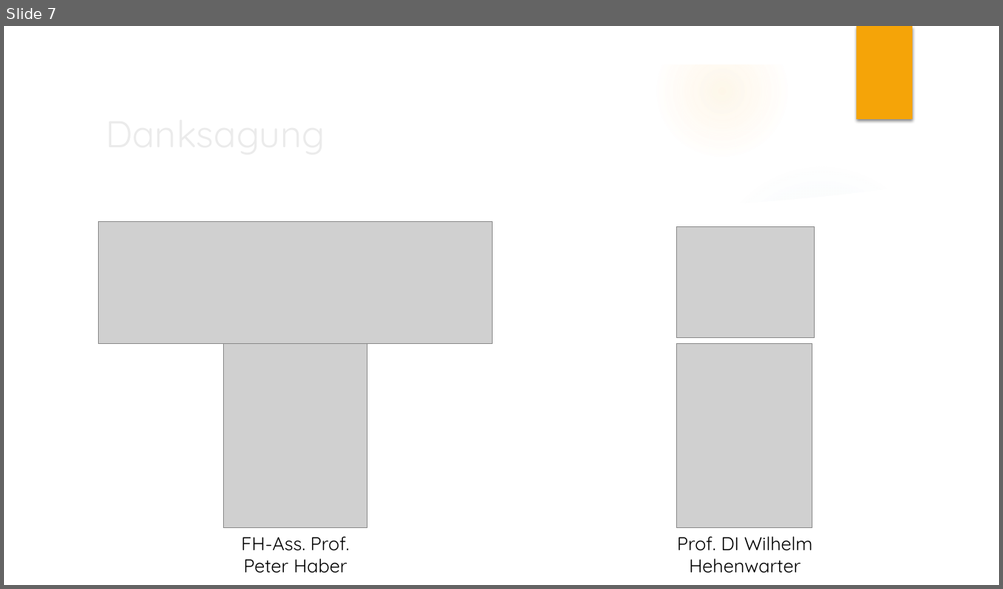
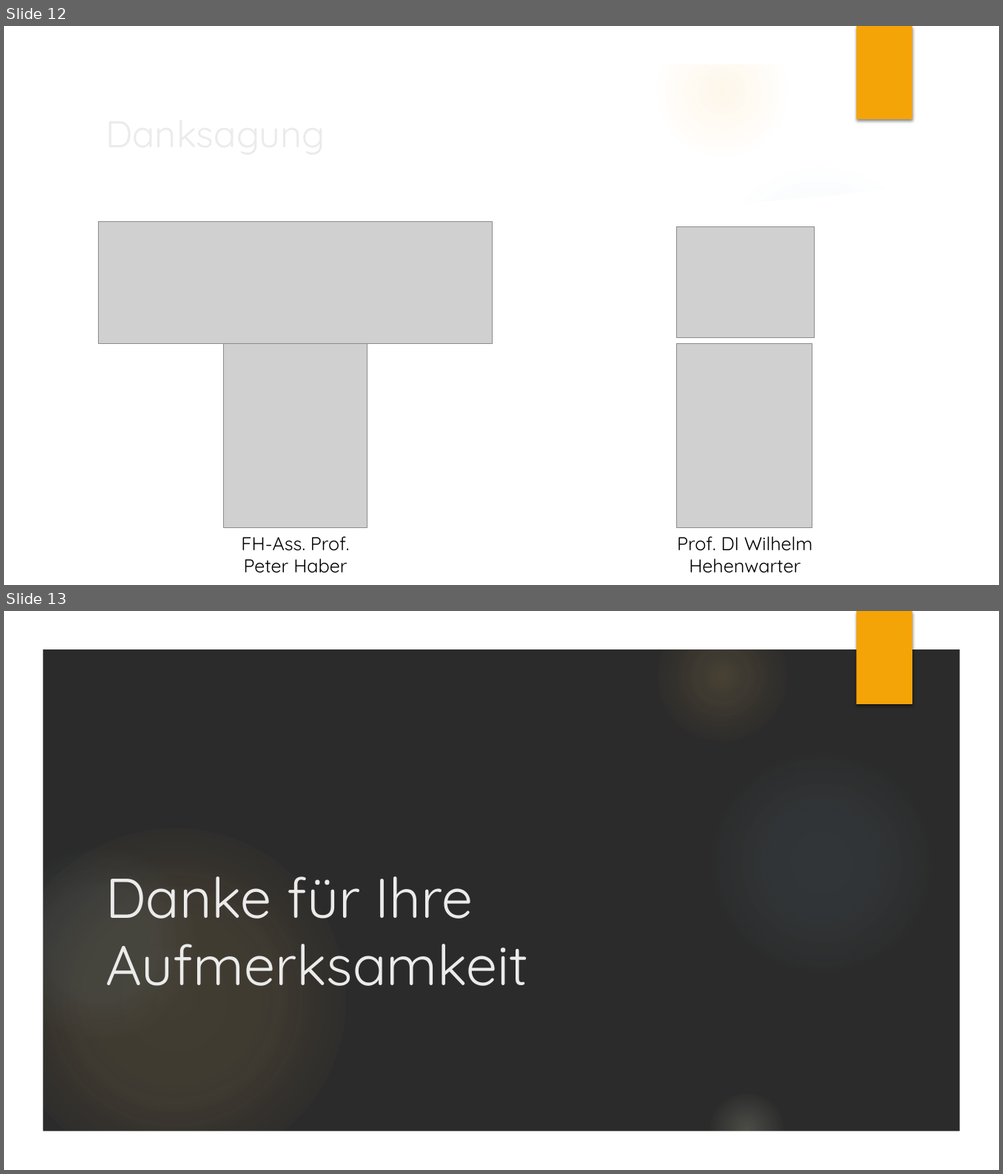
Before and after one commit to FerdinandBrunauer/Diplomarbeit, a slide deck: Planung/Präsentation/Präsentation.pptx. Shown one above the other, each under a label of ours: slide 7 before the commit, slides 12 and 13 after it. The pictures are 1003x589 and 1003x1174 pixels, drawn with LibreOffice and Linux fonts; fonts in the diff are those of the drawing; grey boxes stand for pictures; background and template pictures are left out; a plain dark background stands for a picture behind light text. Boxes give left, top, right and bottom in pixels: in the first picture for what was removed or moved away, otherwise in the second. Text is boxed around its words. In the diff, an @@ line names an element or a change of style, - is before the commit and + after.

```diff
--- a/Planung/Präsentation/Präsentation.pptx
+++ b/Planung/Präsentation/Präsentation.pptx
@@ slide 13 added at box(4, 611, 999, 1170), background picture (left out); not listed: 8 template elements that a slide beside it also shows @@
@@ title added at box(105, 877, 528, 986), 54 pt, text #EBEBEB @@
+Danke für Ihre Aufmerksamkeit
@@ what was slide 7 is now slide 12 @@
```
Also in this commit, not shown: 3 slides changed, 6 other slides added, 1 slide removed, 3 other files.
